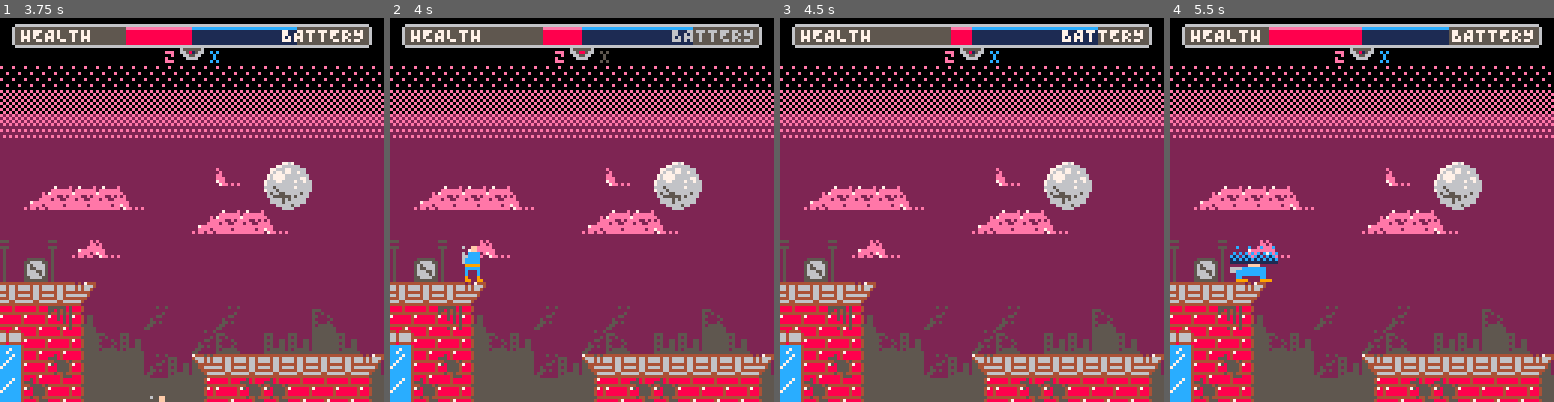
Above: before the commit, frames 1-4 (left to right).
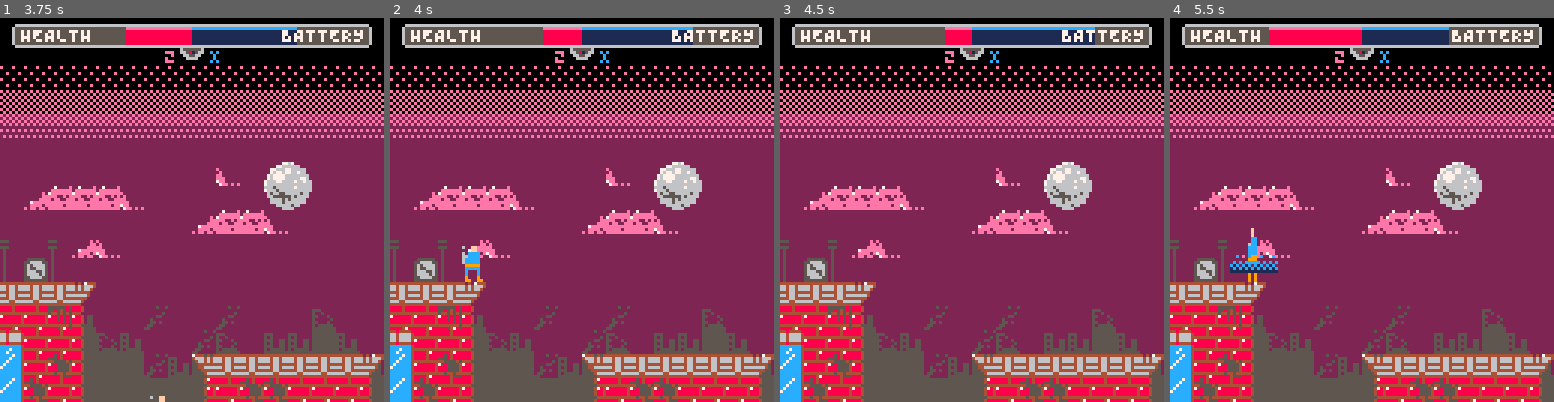
Above: after the commit, the same moments.

Repository: evanminto/ludum-dare-44
Game: PICO-8 cartridge ludum-dare-44.p8
The game is run twice, just before and just after one commit, with the same random seed, the same clock (stepped at 60 frames per second) and the same inputs.
Inputs:
- Up to frame 1 (3.75 s): tap O (Z key) at 0.33, 0.7, 1.43, 2.22, 3.1 s; tap X (X key) at 1.07, 2.07, 2.4, 2.73, 3.07, 3.4, 3.73 s; hold Left 1.97-2.37 s; hold Down 2.42-2.82 s; hold Right 2.87-3.53 s; hold Up from 3.58 s (still down)
- Up to frame 2 (4 s): keep holding Up; tap O (Z key) at 3.98 s
- Up to frame 3 (4.5 s): tap X (X key) at 4.07, 4.4 s; release Up at 4.08 s; hold Right from 4.13 s (still down)
- Up to frame 4 (5.5 s): release Right at 4.53 s; hold Down 4.58-5.08 s; tap X (X key) at 4.73, 5.07, 5.4 s; tap O (Z key) at 4.87 s; hold Left from 5.13 s (still down)

Frame 1 is identical in both runs. In frame 2, 0.4% of the frame differs, in the area x 50-95%, y 3-12%; in frame 3, 0.1%; in frame 4, 0.8%, in the area x 15-29%, y 54-69%.

Commit message:
Stop moving after falling

Diff:
--- a/ludum-dare-44.p8
+++ b/ludum-dare-44.p8
@@ -96,6 +96,7 @@
   falldmgamount = 7,
   atkdmgamount = 7,
   hitstuntime = 30,
+  fallimmobile = 15,
   hitstunflashframerate = 2,
   respawnframes = 30,
 
@@ -349,6 +350,7 @@
 
   p.hitstuntimer = 0
   p.respawntimer = 0
+  p.fallimmobiletimer = 0
 
   p.poweringup = false
   p.poweringuptimer = 0
@@ -460,6 +462,7 @@
   self.won = false
   self.hitstuntimer = 0
   self.respawntimer = config.respawnframes
+  self.fallimmobiletimer = 0
 
   levels[1]:resetpowerups()
 end
@@ -477,6 +480,7 @@
   self.pos = self.checkpointpos:clone()
   self:hurt(config.falldmgamount)
   self.facingleft = false
+  self.fallimmobiletimer = config.fallimmobile
 end
 
 function player:time2health()
@@ -506,7 +510,7 @@
 end
 
 function player:canmove()
-  return self.time > 0 and self.respawntimer == 0
+  return self.time > 0 and self.respawntimer == 0 and self.fallimmobiletimer == 0
 end
 
 function player:preupdate()
@@ -626,6 +630,10 @@
 
   if self.respawntimer > 0 then
     self.respawntimer -= 1
+  end
+
+  if self.fallimmobiletimer > 0 then
+    self.fallimmobiletimer -= 1
   end
 
   self.vel.y += gravity
@@ -1299,7 +1307,7 @@
     align = 'left'
   },
   {
-    texts = {"untested technology in the hands", "of one person."},
+    texts = {"untested technology in the", "hands of one person."},
     align = 'left'
   },
   {
@@ -1315,7 +1323,7 @@
     align = 'center',
     color = 8,
   }
-}, 7, 120)
+}, 7, 60)
 
 epilogue = textblock({
   {
@@ -1339,7 +1347,7 @@
     align = 'center',
     color = 8,
   }
-}, 7, 120, 15)
+}, 7, 60, 15)
 
 frame = 0
 
